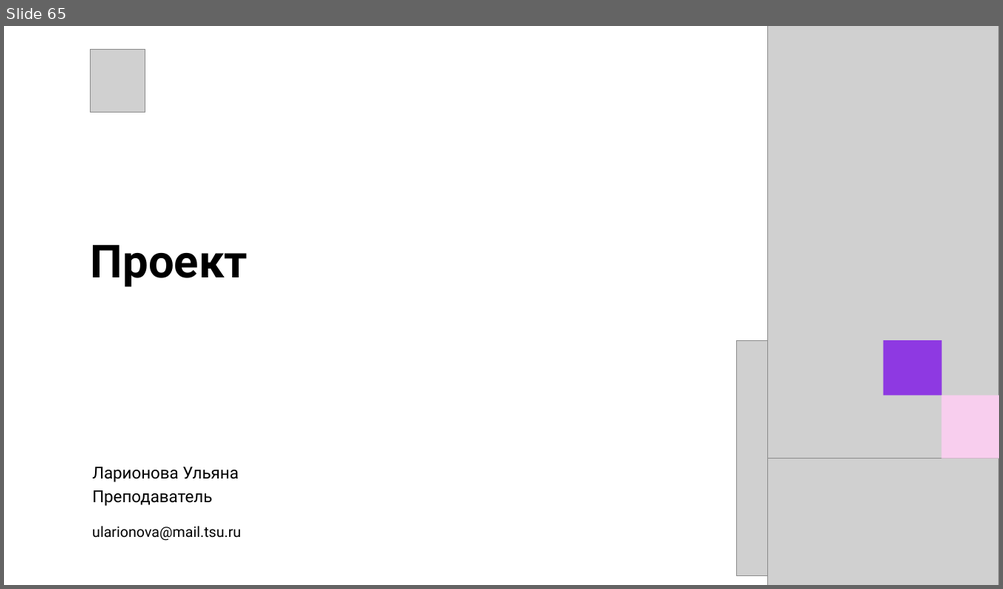
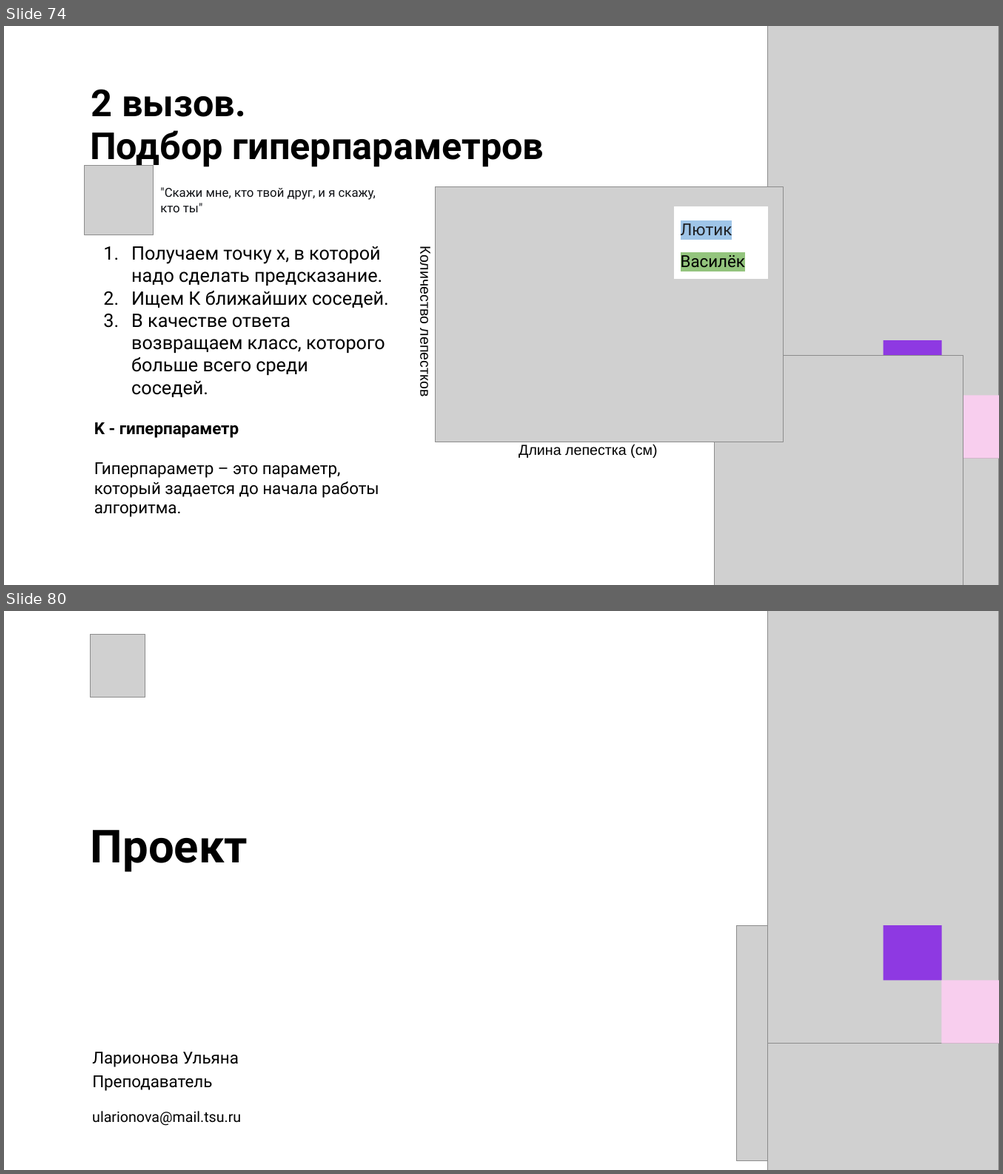
Before and after one commit to Ulatel/course_tsu_2026, a slide deck: Модуль 1. Введение в ML/1_Лекция.pptx. Shown one above the other, each under a label of ours: slide 65 before the commit, slides 74 and 80 after it; the slides between them are not shown. The pictures are 1003x589 and 1003x1174 pixels, drawn with LibreOffice and Linux fonts; fonts in the diff are those of the drawing; grey boxes stand for pictures. Boxes give left, top, right and bottom in pixels: in the first picture for what was removed or moved away, otherwise in the second. Text is boxed around its words. In the diff, an @@ line names an element or a change of style, - is before the commit and + after.

```diff
--- a/Модуль 1. Введение в ML/1_Лекция.pptx
+++ b/Модуль 1. Введение в ML/1_Лекция.pptx
@@ slide 74 added at bbox=[4, 26, 999, 585], background #FFFFFF @@
@@ text added at bbox=[91, 89, 246, 117], 36 pt, text #000000, bold @@
+2 вызов.
@@ text added at bbox=[90, 130, 543, 167], 36 pt, text #000000, bold @@
+Подбор гиперпараметров
@@ picture added at bbox=[84, 166, 153, 235] @@
@@ text added at bbox=[160, 187, 375, 212], 12 pt, text #0F1115 @@
+"Скажи мне, кто твой друг, и я скажу, кто ты"
@@ picture added at bbox=[435, 187, 783, 443] @@
@@ table added at bbox=[674, 207, 767, 276], 2 rows, 1 columns @@
+Лютик
+Василёк
@@ text added at bbox=[94, 247, 389, 498], 18 pt, text #000000 @@
+1. Получаем точку х, в которой надо сделать предсказание.
+2. Ищем К ближайших соседей.
+3. В качестве ответа возвращаем класс, которого больше всего среди
+соседей.
+K - гиперпараметр
+Гиперпараметр – это параметр, который задается до начала работы алгоритма.
@@ text added at bbox=[417, 255, 433, 395], 14 pt, text #000000 @@
+Количество лепестков
@@ picture added at bbox=[714, 356, 963, 585] @@
@@ group added at bbox=[767, 26, 999, 585]: 2 pictures, 2 rectangles @@
@@ text added at bbox=[518, 444, 657, 458], 14 pt, text #000000 @@
+Длина лепестка (см)
@@ what was slide 65 is now slide 80 @@
```
Also in this commit, not shown: 2 slides changed, 14 other slides added.
